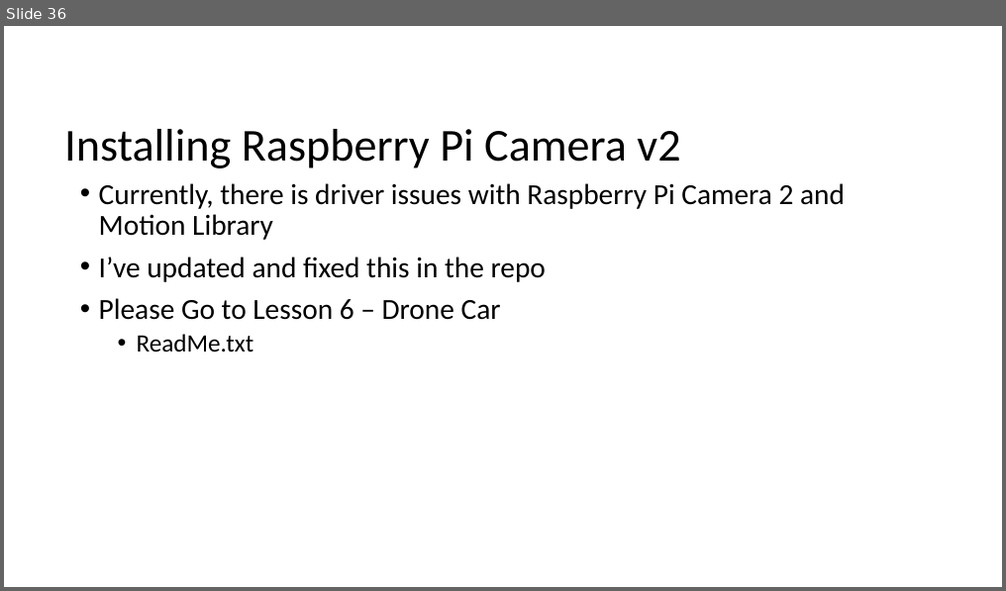
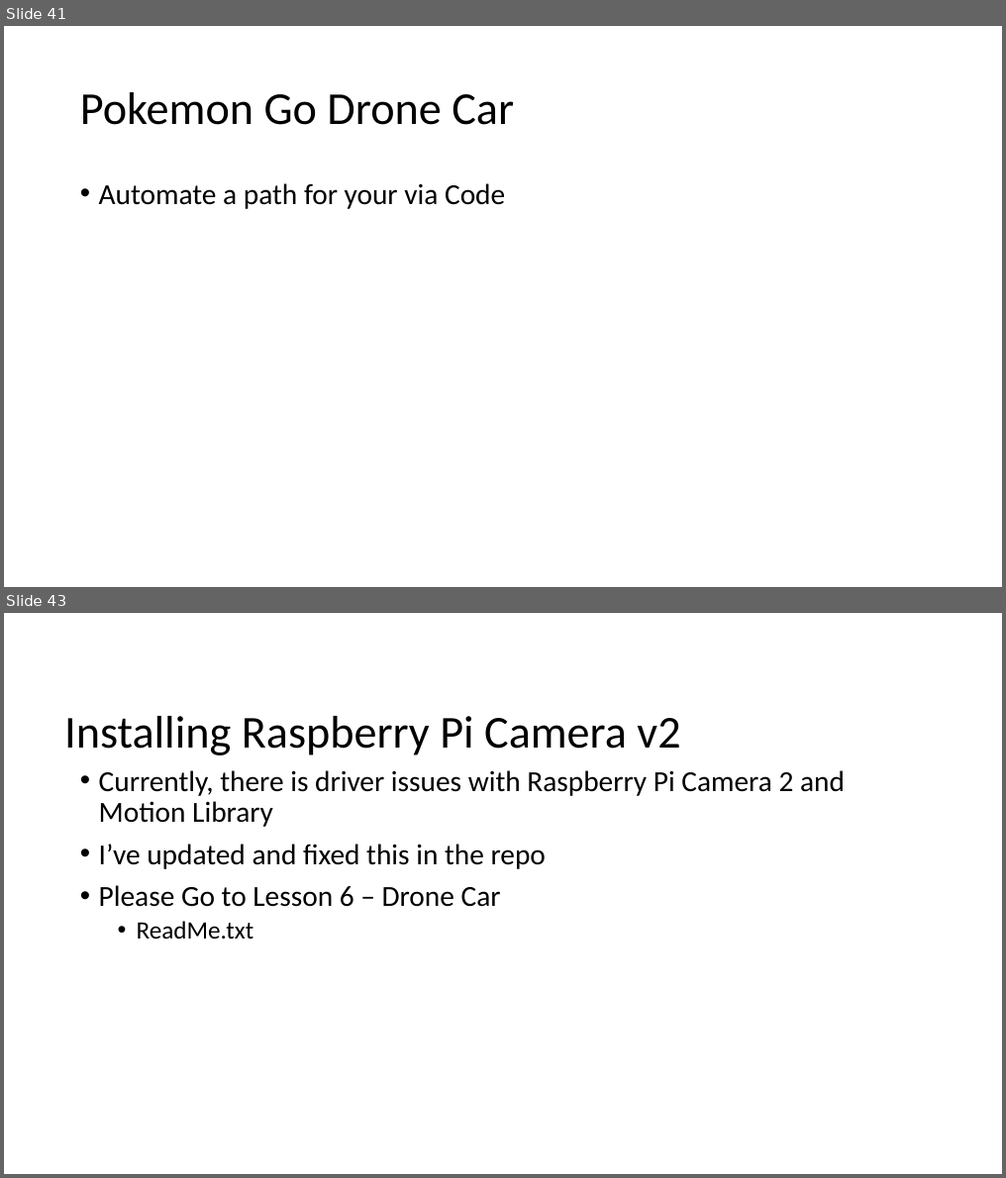
Before and after one commit to mluckenbill/philly-code-camp-2017-1, a slide deck: Philadelphia Code Camp.pptx. Shown one above the other, each under a label of ours: slide 36 before the commit, slides 41 and 43 after it; the slides between them are not shown. The pictures are 1006x591 and 1006x1178 pixels, drawn with LibreOffice and Linux fonts; fonts in the diff are those of the drawing. Boxes give left, top, right and bottom in pixels: in the first picture for what was removed or moved away, otherwise in the second. Text is boxed around its words. In the diff, an @@ line names an element or a change of style, - is before the commit and + after.

```diff
--- a/Philadelphia Code Camp.pptx
+++ b/Philadelphia Code Camp.pptx
@@ slide 41 added at [4, 26, 1002, 587], background #FFFFFF @@
@@ title added at [80, 92, 514, 125], 44 pt, text #000000 @@
+Pokemon Go Drone Car
@@ text added at [99, 183, 505, 209], 28 pt, text #000000 @@
+• Automate a path for your via Code
@@ what was slide 36 is now slide 43 @@
```
Also in this commit, not shown: 6 other slides added, 2 other files.
